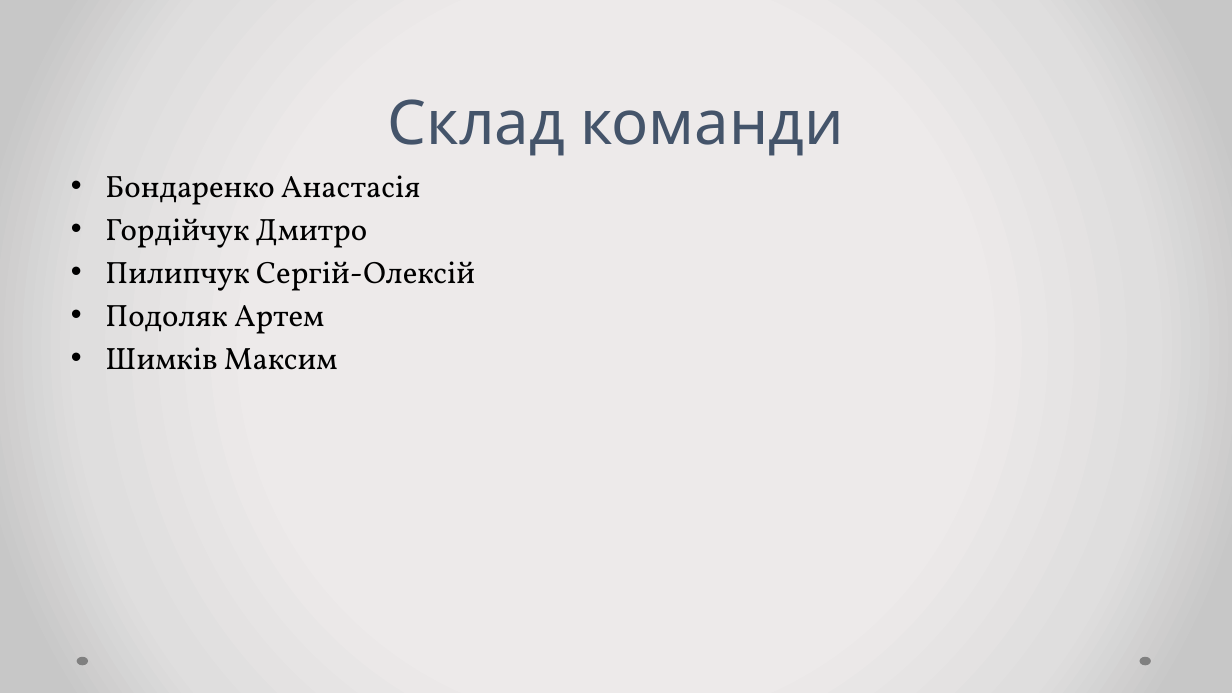
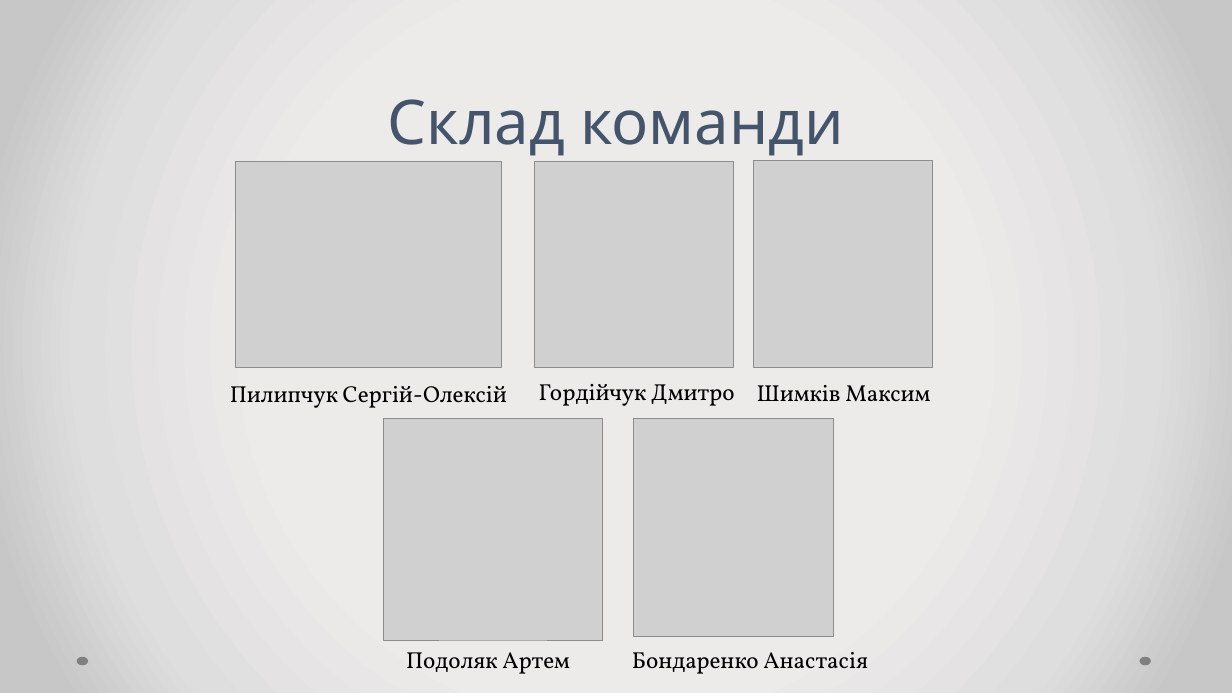
Before and after one commit to Andertius/TeamZavod, a slide deck: slide 2 of MEMENTO.pptx. Drawn at 1232x693 pixels with LibreOffice and Linux fonts; fonts in the diff are those of the drawing; grey boxes stand for pictures. Boxes give left, top, right and bottom in pixels: in the first picture for what was removed or moved away, otherwise in the second. Text is boxed around its words. In the diff, an @@ line names an element or a change of style, - is before the commit and + after.

```diff
--- a/MEMENTO.pptx
+++ b/MEMENTO.pptx
@@ text removed at [105,175,475,370] @@
-• Бондаренко Анастасія
-• Гордійчук Дмитро
-• Пилипчук Сергій-Олексій
-• Подоляк Артем
-• Шимків Максим
@@ picture added at [236,162,502,368] @@
@@ picture added at [535,162,734,368] @@
@@ picture added at [753,161,933,368] @@
@@ text added at [230,386,507,408], 18 pt, text #000000 @@
+Пилипчук Сергій-Олексій
@@ text added at [539,384,735,406], 18 pt, text #000000 @@
+Гордійчук Дмитро
@@ text added at [757,385,930,401], 18 pt, text #000000 @@
+Шимків Максим
@@ picture added at [384,419,603,640] @@
@@ picture added at [633,419,834,637] @@
@@ text added at [406,652,570,674], 18 pt, text #000000 @@
+Подоляк Артем
@@ text added at [632,652,868,674], 18 pt, text #000000 @@
+Бондаренко Анастасія
```
Also in this commit, not shown: 4 other slides changed.
